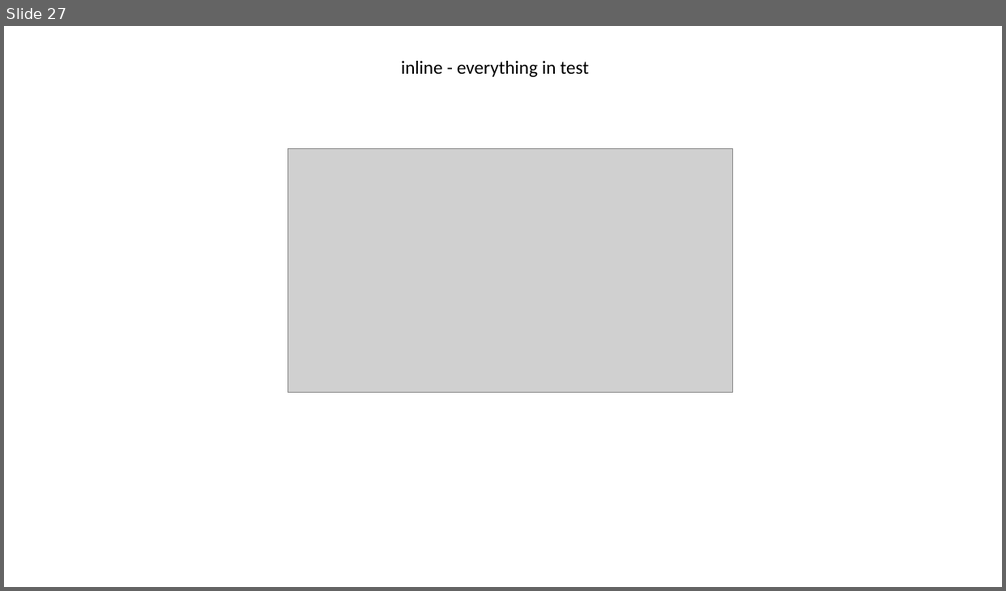
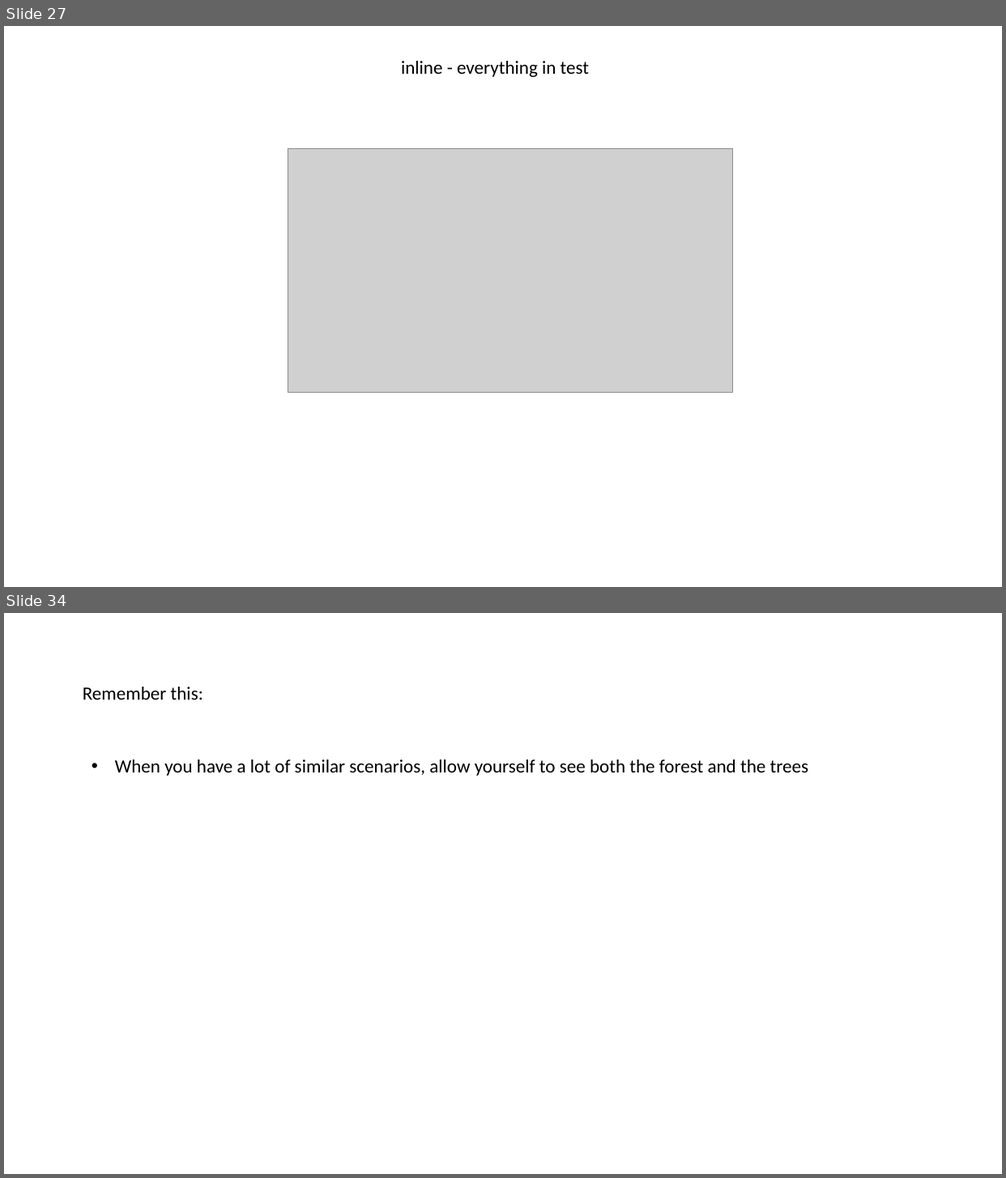
Before and after one commit to LearnWithLlew/TestingBetterWithApprovals.Slides, a slide deck: slides/Testing Better with Approvals.pptx. Shown one above the other, each under a label of ours: slide 27 before the commit, slides 27 and 34 after it; the slides between them are not shown. The pictures are 1006x591 and 1006x1178 pixels, drawn with LibreOffice and Linux fonts; fonts in the diff are those of the drawing; grey boxes stand for pictures. Boxes give left, top, right and bottom in pixels: in the first picture for what was removed or moved away, otherwise in the second. Text is boxed around its words. In the diff, an @@ line names an element or a change of style, - is before the commit and + after.

```diff
--- a/slides/Testing Better with Approvals.pptx
+++ b/slides/Testing Better with Approvals.pptx
@@ slide 34 added at bbox=[4, 613, 1002, 1174], background #FFFFFF @@
@@ text added at bbox=[83, 687, 203, 700], 18 pt, text #000000 @@
+Remember this:
@@ text added at bbox=[115, 760, 808, 776], 18 pt, text #000000 @@
+• When you have a lot of similar scenarios, allow yourself to see both the forest and the trees
```
Also in this commit, not shown: 3 slides changed, 10 other slides added, 9 slides removed.
